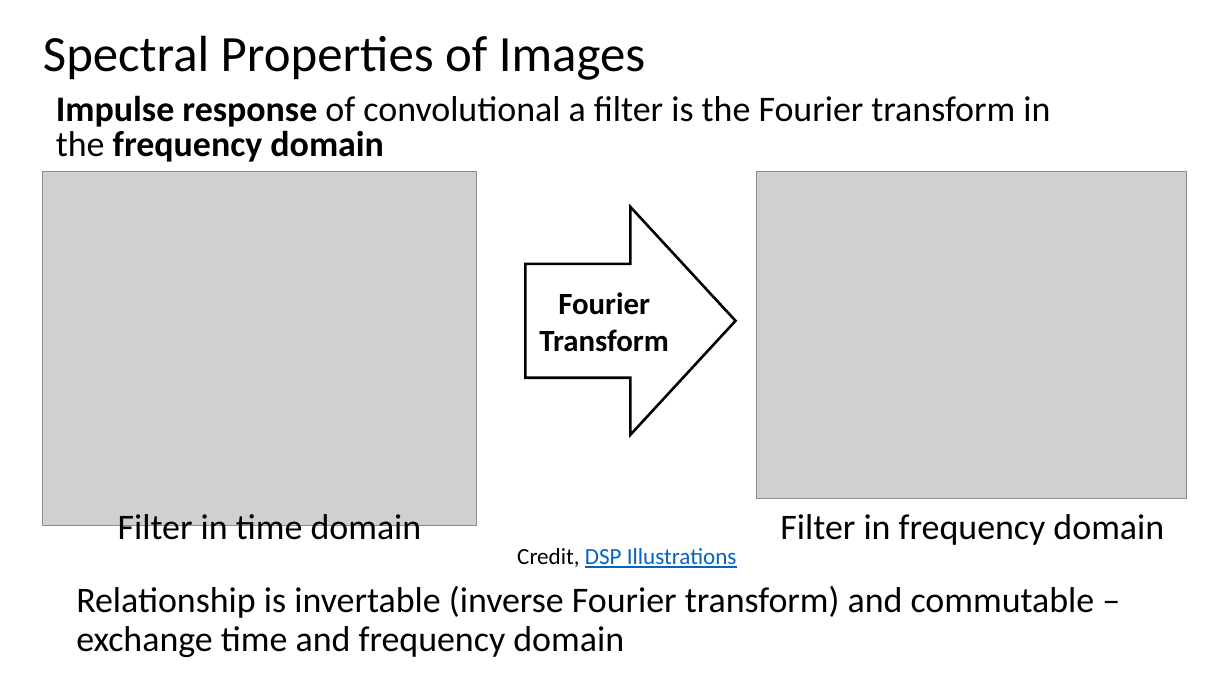
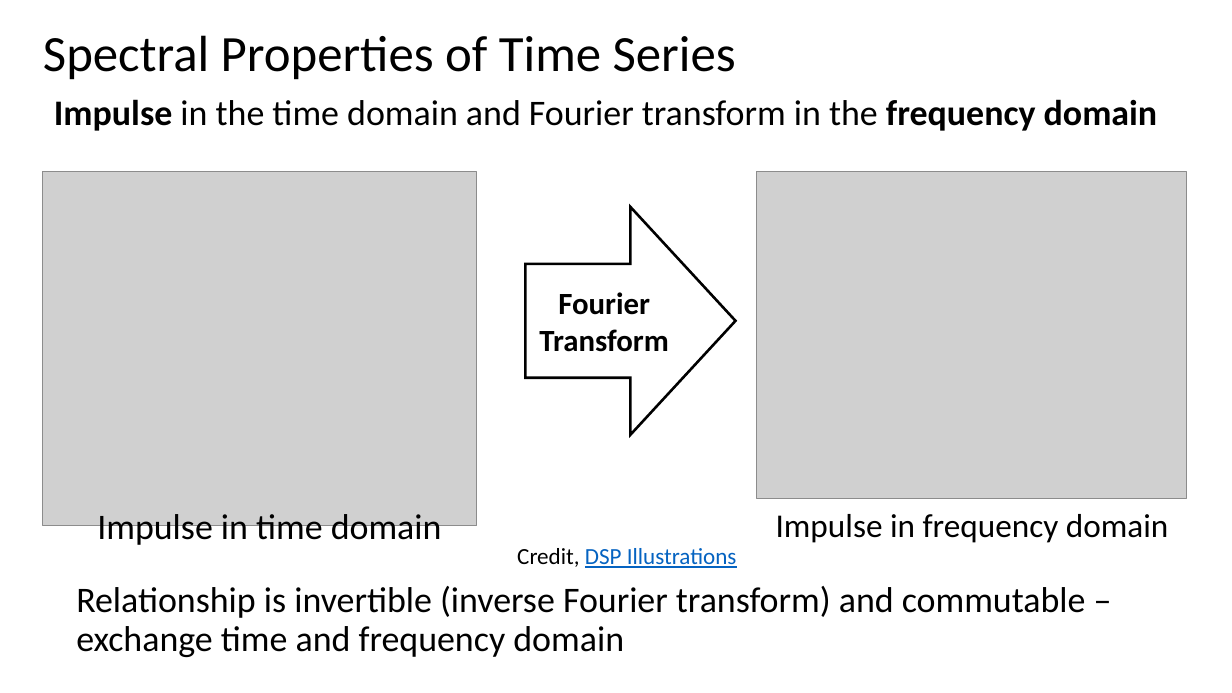
Before and after one commit to StephenElston/CSCI-E-83, a slide deck: slide 9 of LectureSlides/14_ComplexTimeSeries.pptx. Drawn at 1232x693 pixels with LibreOffice and Linux fonts; fonts in the diff are those of the drawing; grey boxes stand for pictures. Boxes give left, top, right and bottom in pixels: in the first picture for what was removed or moved away, otherwise in the second. Text is boxed around its words. In the diff, an @@ line names an element or a change of style, - is before the commit and + after.

Commit message:
Updates to slide deck

```diff
--- a/LectureSlides/14_ComplexTimeSeries.pptx
+++ b/LectureSlides/14_ComplexTimeSeries.pptx
@@ title at [43,35,736,80]: text changed @@
-Spectral Properties of Images
+Spectral Properties of Time Series
@@ text at [54,99,1158,131]: text changed @@
-Impulse response of convolutional a filter is the Fourier transform in the frequency domain
+Impulse in the time domain and Fourier transform in the frequency domain
@@ text at [97,514,442,549]: text changed @@
-Filter in time domain
+Impulse in time domain
@@ text at [776,514,1169,543]: text changed; size 28 to 25.9 pt @@
-Filter in frequency domain
+Impulse in frequency domain
@@ text at [76,586,1086,657]: text changed @@
-Relationship is invertable (inverse Fourier transform) and commutable – exchange time and frequency domain
+Relationship is invertible (inverse Fourier transform) and commutable – exchange time and frequency domain
```
Also in this commit, not shown: 7 other slides changed.
